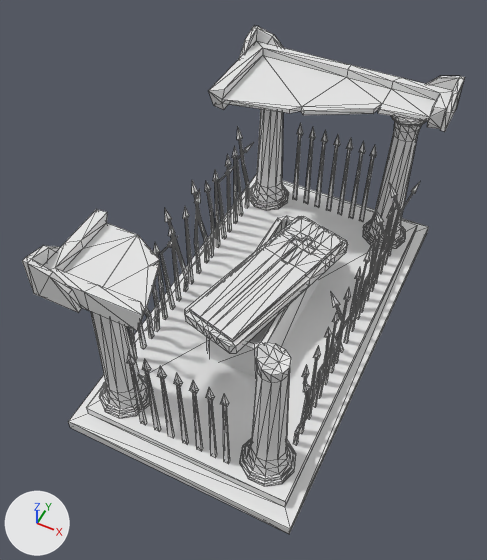
What one commit did to the FBX model Assets/ART/3D/Props/prop_mausoleum_1.FBX.
Before and after are seen from a 50 mm lens placed at (0.739, -1.744, 2.374), pointed at (-0.063, -0.139, 0.369). Lighting does not change. The marker at lower left points along +X, +Y and +Z. Mesh edges are drawn as thin lines.
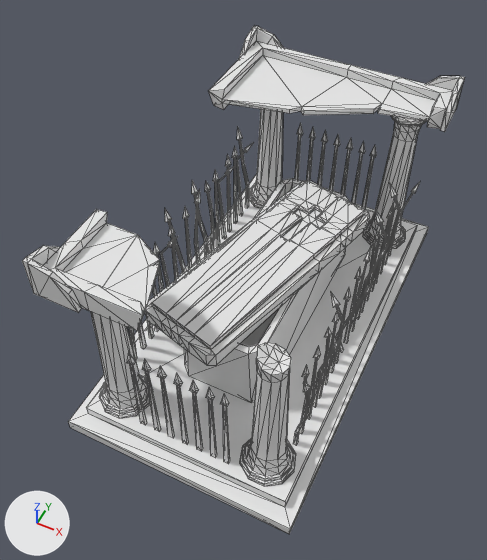
The newer file is also turned or shifted as a whole; pictures and numbers use the older file's frame.

Patch to the scene script:
```diff
--- a/Assets/ART/3D/Props/prop_mausoleum_1.FBX.py
+++ b/Assets/ART/3D/Props/prop_mausoleum_1.FBX.py
@@ me_mesh @@
 me_mesh.from_pydata(...)  # 1750 vertices, 3244 faces; spans x -0.47..0.47, y -0.85..0.85, z -0.45..0.45
 # used by ob_object005; location = (0.0, 0.0, 0.455)
+# me_mesh part 1: the loose piece of 32 vertices spanning x -0.14..0.14, y -0.36..0.37, z -0.42..-0.17 is scaled about its middle by 1.31, then moved by (0.0, 0.0, 0.09)
+# me_mesh part 2: the loose piece of 156 vertices spanning x -0.22..0.23, y -0.43..0.35, z -0.17..-0.11 is scaled about its middle by 1.31, then moved by (-0.01, -0.04, 0.13)
```

Location of each change, (x1, y1, x2, y2) in pixels of the pictures (487 x 560 px; the box of a moved part takes in the faces that stretch with it):
part 1 of me_mesh, moved or reshaped
    before: (207, 216, 324, 377)
    after: (184, 178, 350, 403)
part 2 of me_mesh, moved or reshaped
    before: (185, 216, 348, 353)
    after: (145, 180, 370, 365)
